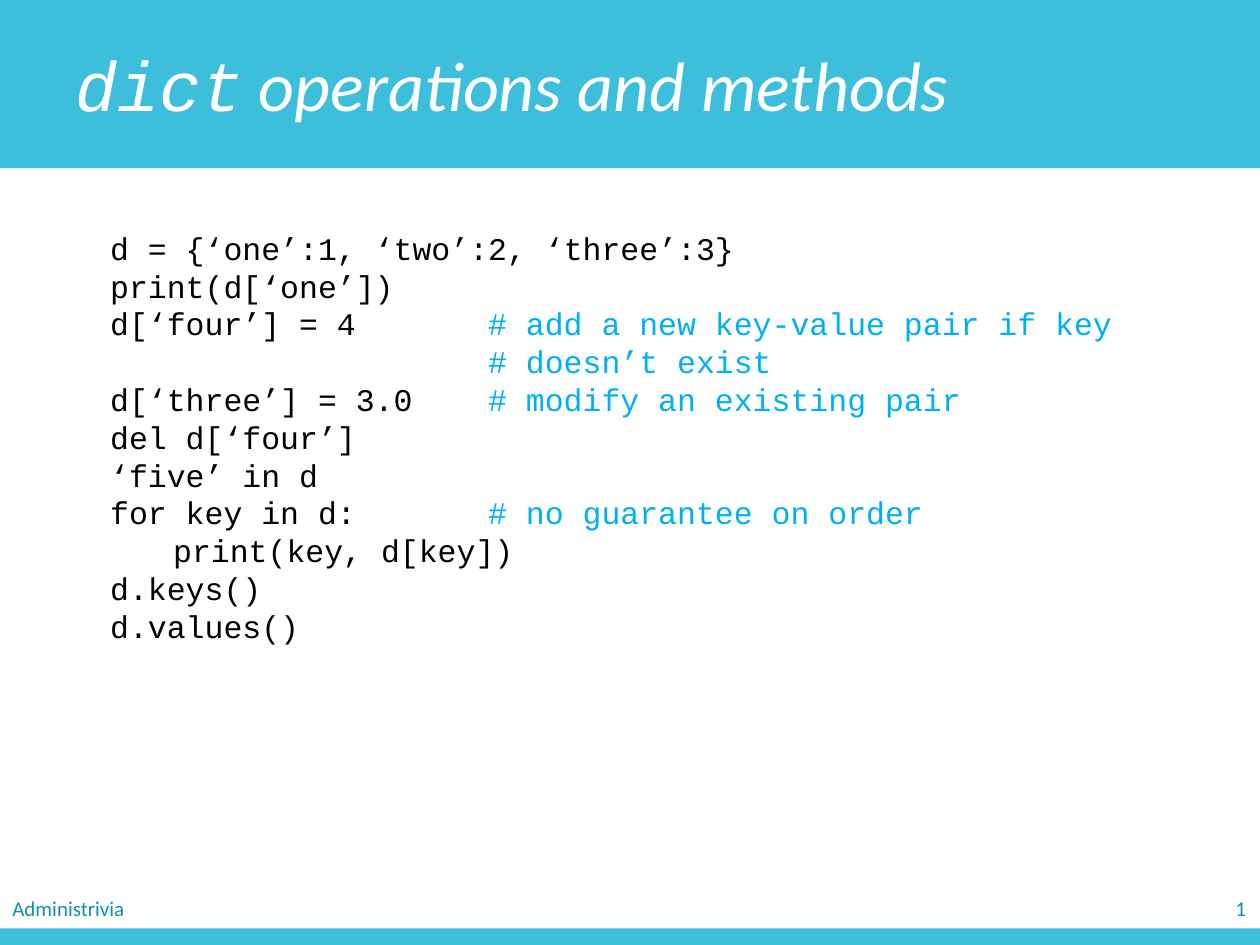
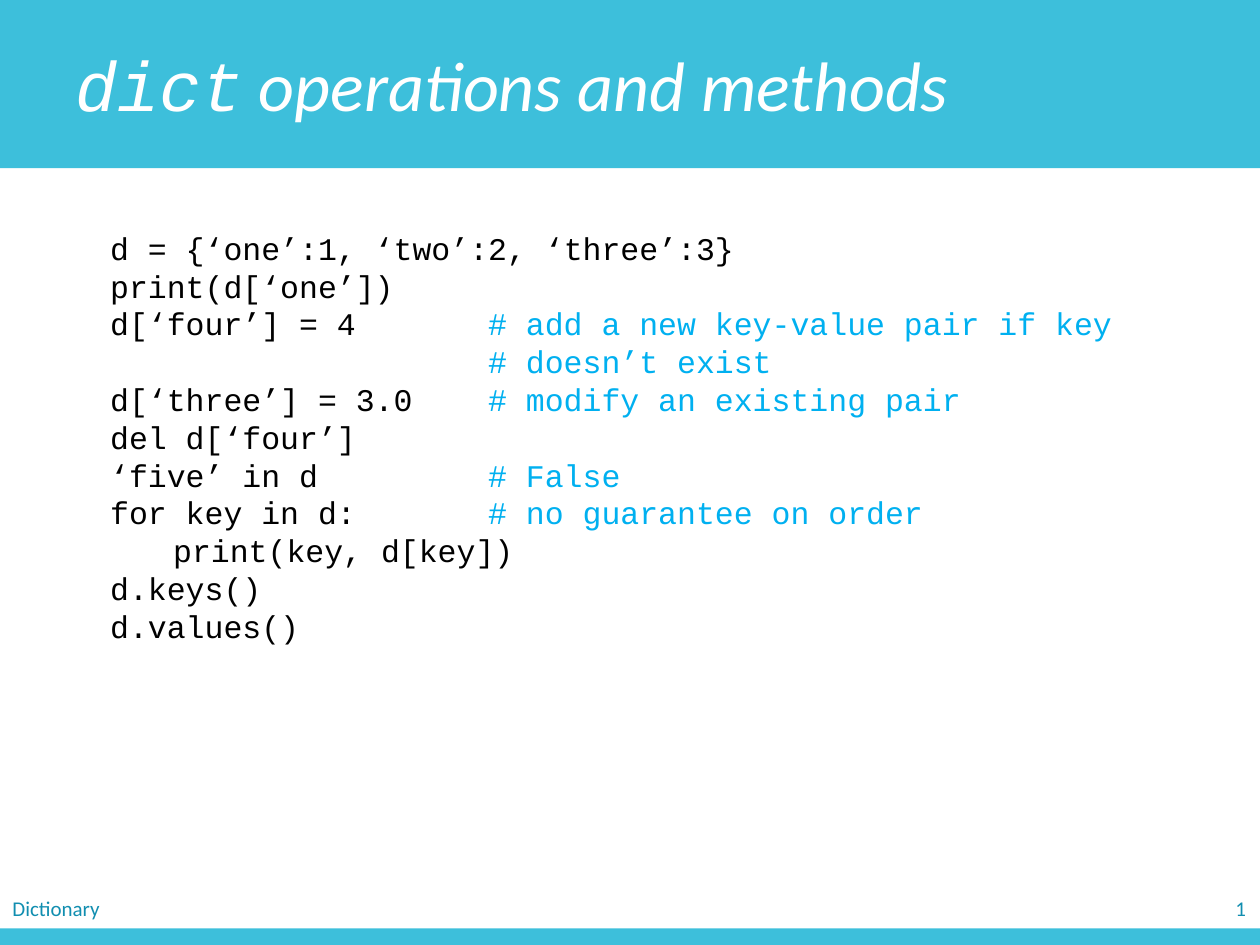
Before and after one commit to zichengliao/zuics101-fa17, a slide deck: slide 13 of lectures/lec11/lec11.pptx. Drawn at 1260x945 pixels with LibreOffice and Linux fonts; fonts in the diff are those of the drawing. Boxes give left, top, right and bottom in pixels: in the first picture for what was removed or moved away, otherwise in the second. Text is boxed around its words. In the diff, an @@ line names an element or a change of style, - is before the commit and + after.

```diff
--- a/lectures/lec11/lec11.pptx
+++ b/lectures/lec11/lec11.pptx
@@ text at <box>110,464,620,488</box>: text changed @@
-‘five’ in d
+‘five’ in d # False
@@ text removed at <box>12,901,124,916</box> @@
-Administrivia
@@ text added at <box>12,901,99,920</box>, 12 pt, text #118EB0 @@
+Dictionary
```
Also in this commit, not shown: 29 other slides changed, 1 slide removed, 2 other files.
